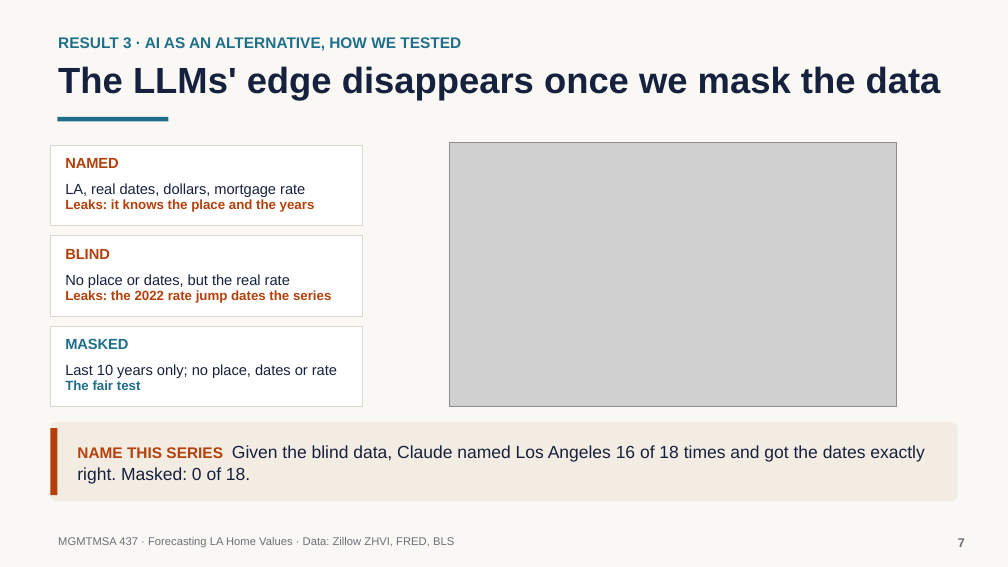
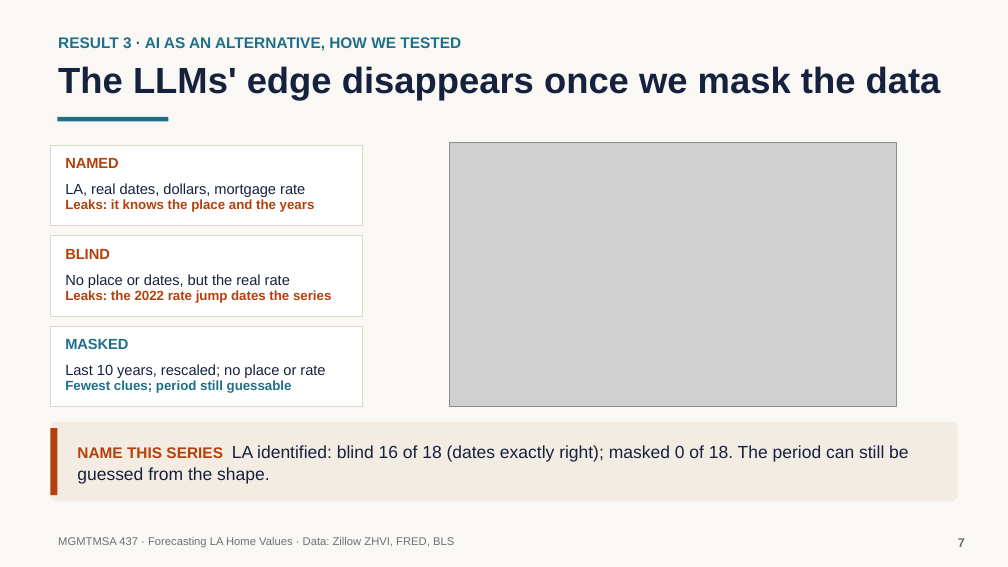
Before and after one commit to neiltd/la-housing-forecast, a slide deck: slide 7 of slides/LA_home_values_slides.pptx. Drawn at 1008x567 pixels with LibreOffice and Linux fonts; fonts in the diff are those of the drawing; grey boxes stand for pictures. Boxes give left, top, right and bottom in pixels: in the first picture for what was removed or moved away, otherwise in the second. Text is boxed around its words. In the diff, an @@ line names an element or a change of style, - is before the commit and + after.

```diff
--- a/slides/LA_home_values_slides.pptx
+++ b/slides/LA_home_values_slides.pptx
@@ text at (65, 364, 325, 378): text changed @@
-Last 10 years only; no place, dates or rate
+Last 10 years, rescaled; no place or rate
@@ text at (65, 380, 292, 393): text changed @@
-The fair test
+Fewest clues; period still guessable
@@ text at (77, 445, 908, 484): text changed @@
-NAME THIS SERIES Given the blind data, Claude named Los Angeles 16 of 18 times and got the dates exactly right. Masked: 0 of 18.
+NAME THIS SERIES LA identified: blind 16 of 18 (dates exactly right); masked 0 of 18. The period can still be guessed from the shape.
```
Also in this commit, not shown: 9 other slides changed, 3 other files.
